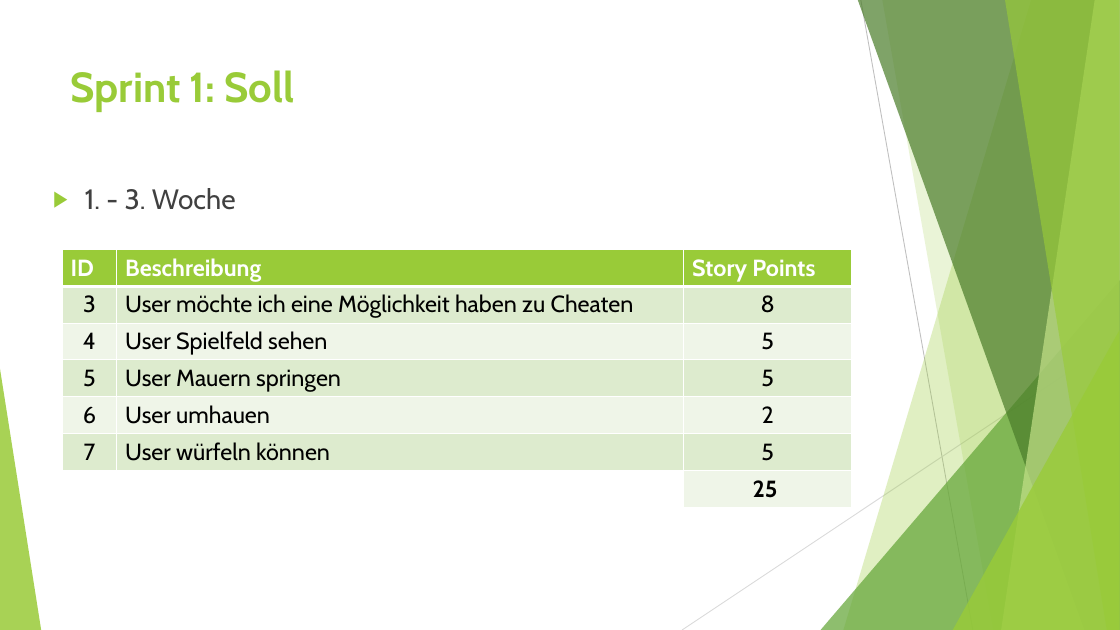
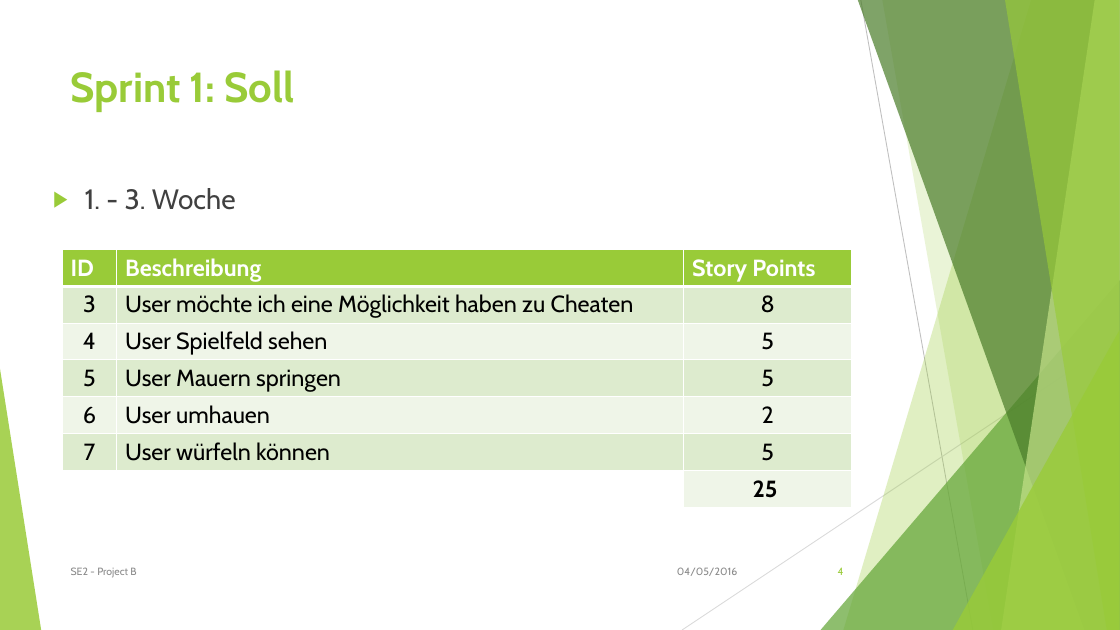
Before and after one commit to MrMudskip/SS16_SE2_Project_B, a slide deck: slide 4 of Präsentation_Project.pptx. Drawn at 1120x630 pixels with LibreOffice and Linux fonts; fonts in the diff are those of the drawing. Boxes give left, top, right and bottom in pixels: in the first picture for what was removed or moved away, otherwise in the second. Text is boxed around its words. In the diff, an @@ line names an element or a change of style, - is before the commit and + after.

```diff
--- a/Präsentation_Project.pptx
+++ b/Präsentation_Project.pptx
@@ text added at (x1=71, y1=567, x2=136, y2=578), 9 pt, text #8C8C8C @@
+SE2 - Project B
@@ text added at (x1=677, y1=567, x2=737, y2=576), 9 pt, text #8C8C8C @@
+04/05/2016
@@ page number added at (x1=838, y1=567, x2=844, y2=575), 9 pt, text #99CB38 @@
+4
```
Also in this commit, not shown: 7 other slides changed, 2 other files.
